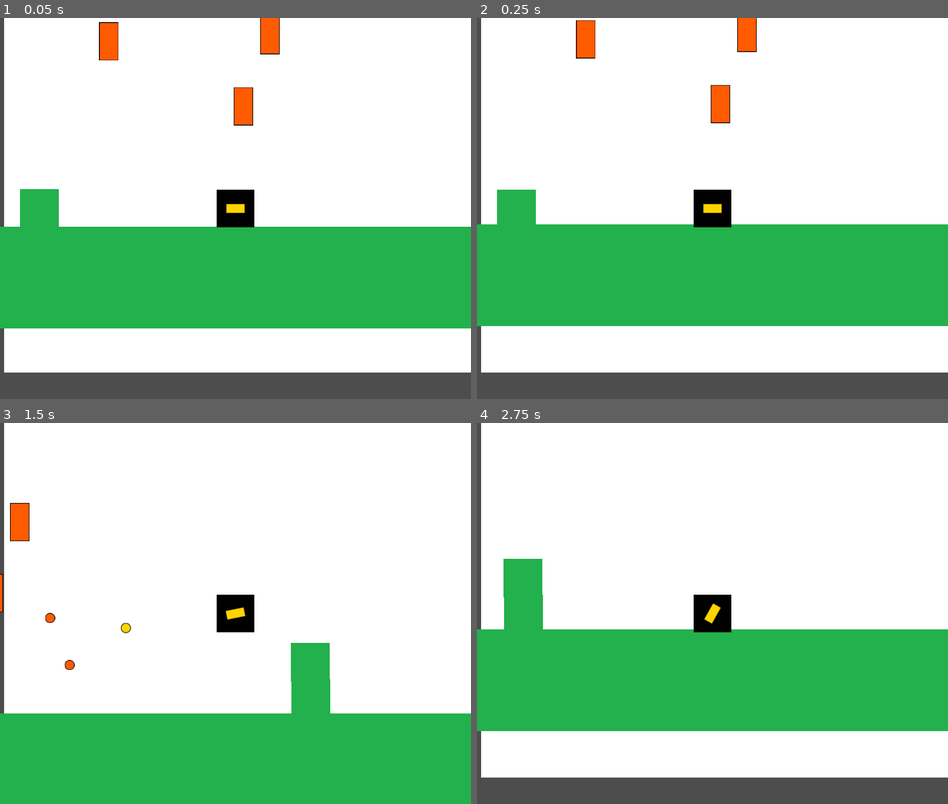
Above: before the commit, frames 1-4 (two rows, left to right).
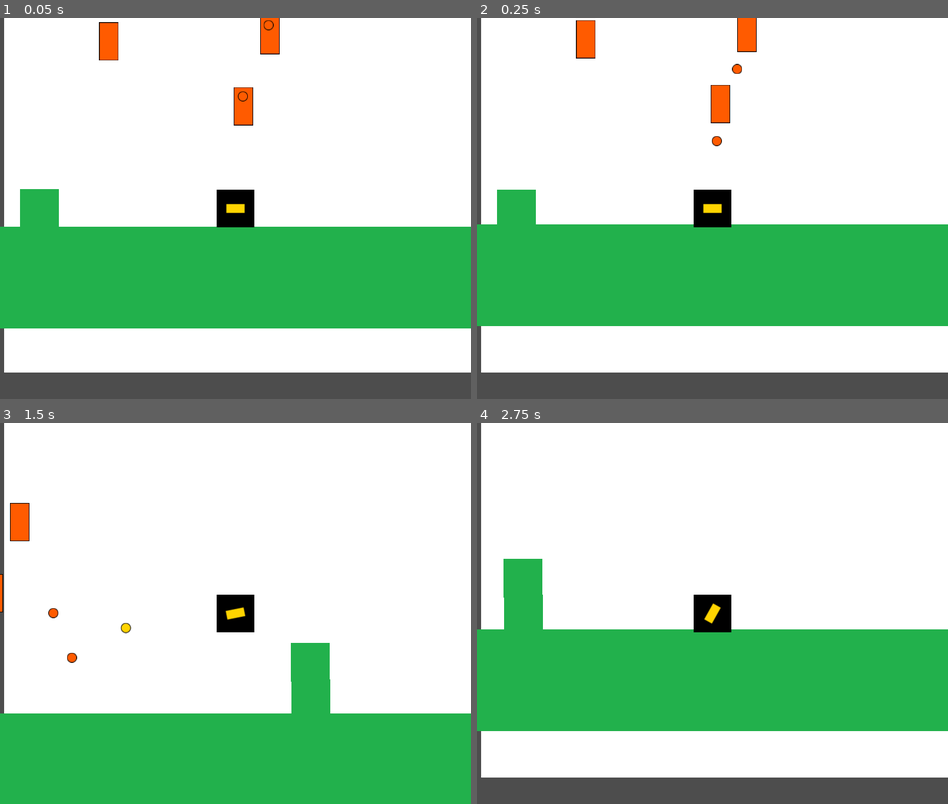
Above: after the commit, the same moments.

Repository: fernandoNic/entregas-ipv-Mu-ozFernando
Game: Godot game, scene res://Main.tscn
Same seed, same stepped clock (60 frames per second), same inputs: the game is played once before the commit and once after it.
Inputs (mouse positions are in pixels of both pictures, inside the frame that each line leads up to):
- Up to frame 1 (0.05 s): no input
- Up to frame 2 (0.25 s): no input
- Up to frame 3 (1.5 s): move the mouse to (339, 594) at 0.52 s; hold D (move_right) from 0.53 s (still down); click (339, 594) at 0.6 s; tap Space (jump) at 0.77 s; move the mouse to (141, 632) at 1.27 s; click (141, 632) at 1.35 s
- Up to frame 4 (2.75 s): tap Space (jump) at 1.52 s; move the mouse to (759, 529) at 2.02 s; release D (move_right) at 2.03 s; hold A (move_left) from 2.03 s (still down); click (759, 529) at 2.1 s

The runs differ from the first frame. In frame 1, less than 0.1% of the frame differs, in the area x 50-59%, y 0-22%; in frame 2, 0.1%; in frame 3, 0.2%, in the area x 9-17%, y 48-65%; in frame 4, nothing differs.

Commit message:
implementacion torretas detectan player sin inyeccion de dependencias

Diff:
--- a/entrega-3-muñoz-fernando/entities/enemies/Turret.gd
+++ b/entrega-3-muñoz-fernando/entities/enemies/Turret.gd
@@ -1,34 +1,41 @@
 extends Sprite2D
 
 @onready var fire_position: Node2D = $FirePosition
-@onready var fire_timer: Timer = $FireTimer
-
+@onready var fire_timer: Timer     = $FireTimer
 @export var projectile_scene: PackedScene
 
-var player: Node2D
+var target_player: Node2D = null # Guardamos la referencia del jugador
 var projectile_container: Node
 
-func initialize(turret_pos: Vector2, player: Node2D, projectile_container: Node) -> void:
-#func initialize(turret_pos: Vector2, projectile_container: Node) -> void:
+func _ready() -> void:
+	# Conectamos la señal del Timer por código o desde el editor
+	fire_timer.timeout.connect(_on_fire_timer_timeout)
+
+#func initialize(turret_pos: Vector2, player: Node2D, projectile_container: Node) -> void:
+func initialize(turret_pos: Vector2, projectile_container: Node) -> void:
 	global_position = turret_pos
-	self.player = player
 	self.projectile_container = projectile_container
-	fire_timer.connect("timeout", fire_at_player)
-	fire_timer.start()
 
 func fire_at_player() -> void:
-	var proj_instance = projectile_scene.instantiate()
-	proj_instance.initialize(
-		projectile_container,
-		fire_position.global_position,
-		fire_position.global_position.direction_to(player.global_position)
-	)
+	if target_player:
+		var proj_instance = projectile_scene.instantiate()
+		proj_instance.initialize(
+			projectile_container,
+			fire_position.global_position,
+			fire_position.global_position.direction_to(target_player.global_position)
+		)
 
+func _on_fire_timer_timeout() -> void:
+	fire_at_player()
 
 func _on_detection_area_body_entered(body):
-	print(body)
-	pass # Replace with function body.
+	#print(body)
+	target_player = body
+	fire_at_player()
+	fire_timer.start()
 
 
 func _on_detection_area_body_exited(body):
-	pass # Replace with function body.
+	if body == target_player:
+		target_player = null
+		fire_timer.stop()
--- a/entrega-3-muñoz-fernando/entities/enemies/TurretsSpawner.gd
+++ b/entrega-3-muñoz-fernando/entities/enemies/TurretsSpawner.gd
@@ -13,4 +13,5 @@
 		)
 
 		add_child(turret_instance)
-		turret_instance.initialize(turret_pos,player, self)
+		turret_instance.initialize(turret_pos,self)
+		#turret_instance.initialize(turret_pos,player, self)
